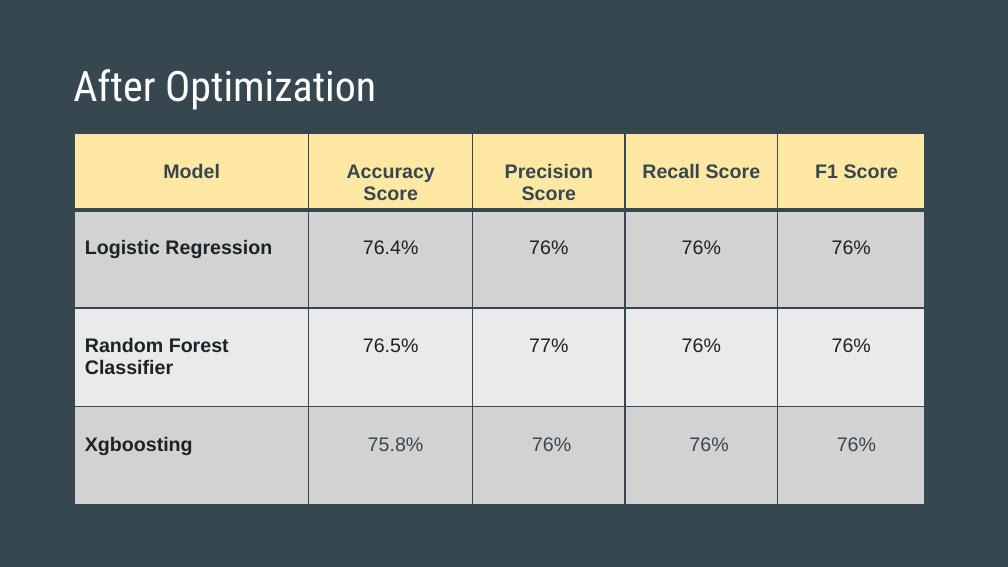
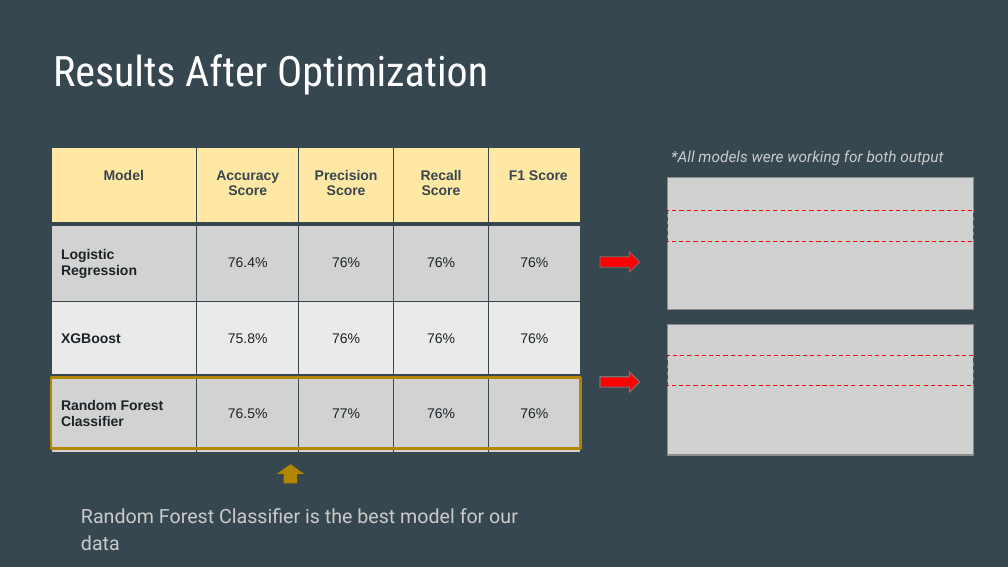
Before and after one commit to apombo90/Predicting_Heart_Disease, a slide deck: slide 20 of Final Project - Group 7.pptx (slide 19 before the commit). Drawn at 1008x567 pixels with LibreOffice and Linux fonts; fonts in the diff are those of the drawing; grey boxes stand for pictures. Boxes give left, top, right and bottom in pixels: in the first picture for what was removed or moved away, otherwise in the second. Text is boxed around its words. In the diff, an @@ line names an element or a change of style, - is before the commit and + after.

```diff
--- a/Final Project - Group 7.pptx
+++ b/Final Project - Group 7.pptx
@@ title at (53,54,488,95): text changed @@
-After Optimization
+Results After Optimization
@@ table at (51,147,580,453) @@
+row 3: XGBoost | 75.8% | 76% | 76% | 76%
-row 4: Xgboosting | 75.8% | 76% | 76% | 76%
@@ size 14 to 10 pt in "Model", "Accuracy Score", "Precision Score", "Recall Score" and 10 more places @@
@@ text colour #37474F to #1C2428 in "76%", "76%" @@
@@ alignment left to centre @@
@@ table: place and size @@
-table at (75,133,925,526)
+table at (51,147,580,453)
@@ picture added at (667,178,973,309) @@
@@ text added at (671,150,943,165), 11 pt, text #CACACA, italic @@
+*All models were working for both output
@@ rectangle added at (667,211,973,241), outline #FF0000 0.75 pt dashed @@
@@ right arrow added at (600,252,639,273), fill #FF0000, outline #767676 0.5 pt @@
@@ picture added at (667,325,973,456) @@
@@ rectangle added at (667,356,973,385), outline #FF0000 0.75 pt dashed @@
@@ rectangle added at (51,377,581,448), outline #B28600 2 pt @@
@@ right arrow added at (600,372,639,393), fill #FF0000, outline #767676 0.75 pt @@
@@ up arrow added at (277,465,304,484), fill #B28600 @@
@@ text added at (81,508,518,523), 14 pt, text #CACACA @@
+Random Forest Classifier is the best model for our data
```
Also in this commit, not shown: 7 other slides changed, 1 slide added, 2 slides removed.
